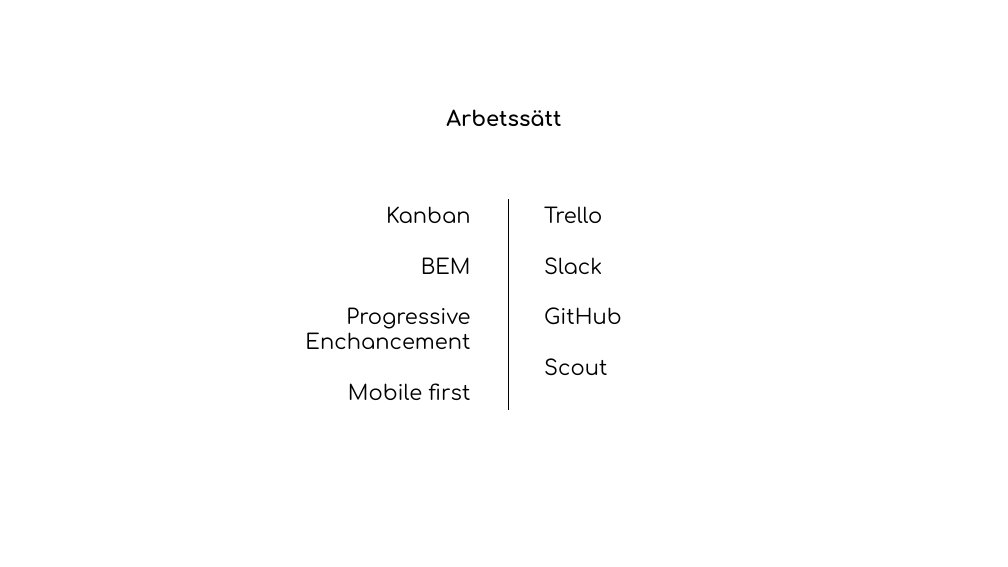
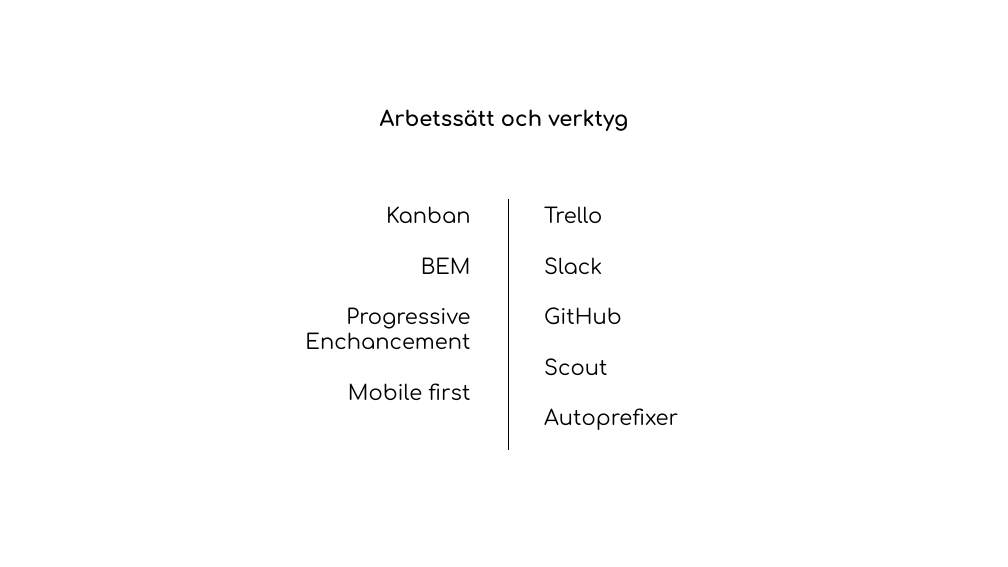
Before and after one commit to henrik-aq/Webknot, a slide deck: slide 4 of presentation/webknot.pptx (slide 3 before the commit). Drawn at 1008x567 pixels with LibreOffice and Linux fonts; fonts in the diff are those of the drawing. Boxes give left, top, right and bottom in pixels: in the first picture for what was removed or moved away, otherwise in the second. Text is boxed around its words. In the diff, an @@ line names an element or a change of style, - is before the commit and + after.

```diff
--- a/presentation/webknot.pptx
+++ b/presentation/webknot.pptx
@@ text at <box>380,109,628,131</box>: text changed @@
-Arbetssätt
+Arbetssätt och verktyg
@@ line moved from (508, 199) - (508, 411) to (508, 199) - (508, 450) @@
@@ text at <box>544,408,678,430</box>: paragraph added @@
+Autoprefixer
```
Also in this commit, not shown: 1 other slide changed, 2 slides added, 1 other file.
